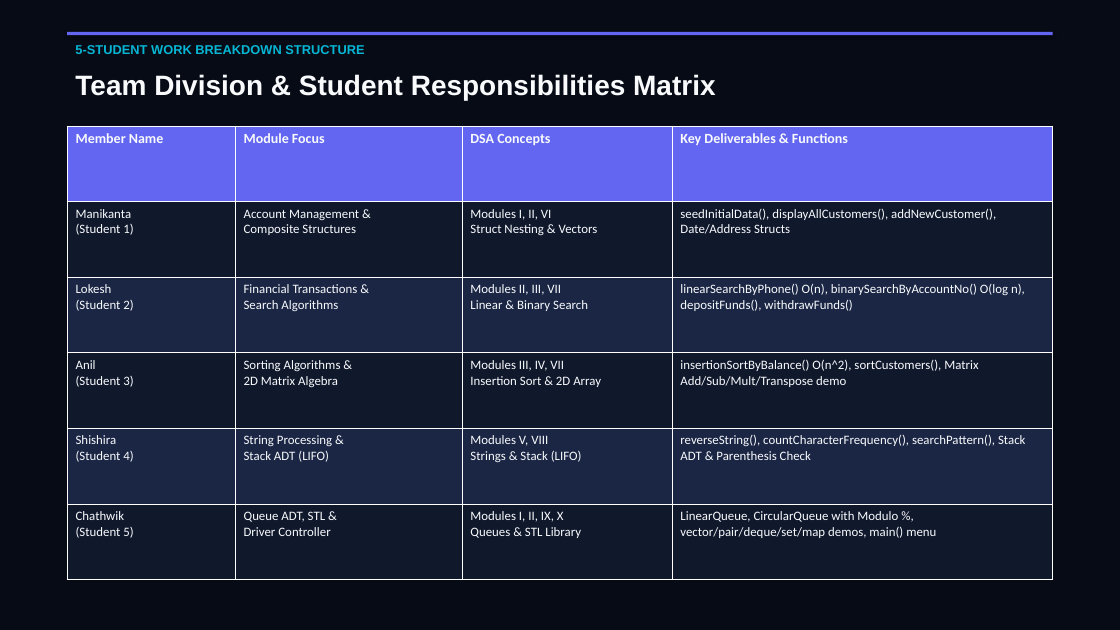
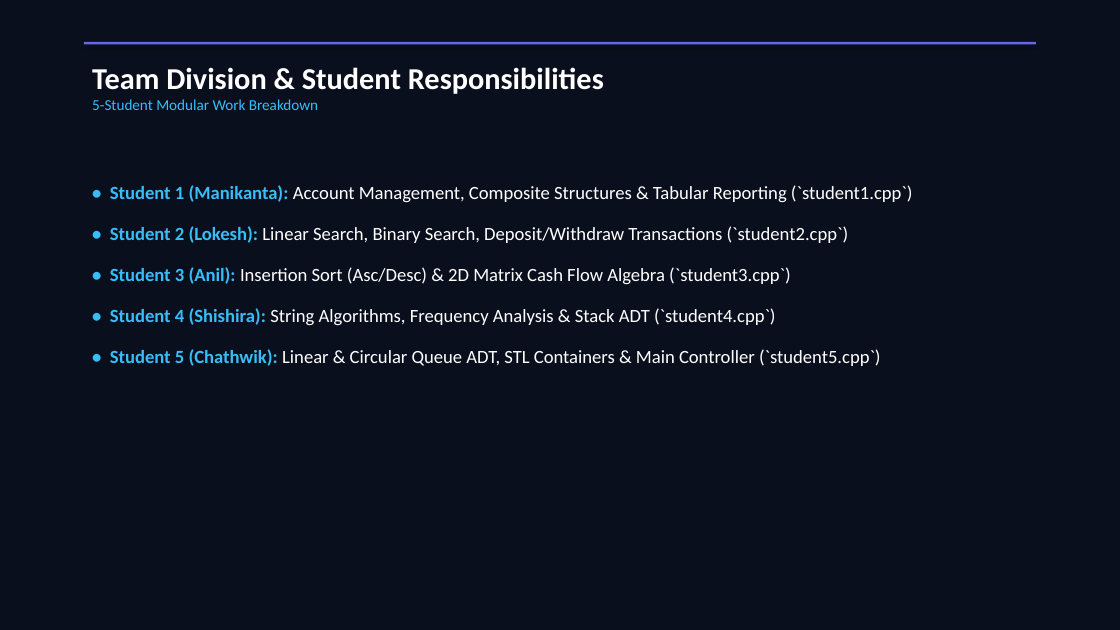
Before and after one commit to manikantareddemoni-glitch/bank-management-system, a slide deck: slide 4 of Bank_Management_System_Presentation.pptx. Drawn at 1120x630 pixels with LibreOffice and Linux fonts; fonts in the diff are those of the drawing. Boxes give left, top, right and bottom in pixels: in the first picture for what was removed or moved away, otherwise in the second. Text is boxed around its words. In the diff, an @@ line names an element or a change of style, - is before the commit and + after.

```diff
--- a/Bank_Management_System_Presentation.pptx
+++ b/Bank_Management_System_Presentation.pptx
@@ rectangle at bbox=[0, 0, 1120, 630]: fill #070B16 to #0A0F1D @@
@@ rectangle: place and size @@
-rectangle at bbox=[67, 32, 1053, 35]
+rectangle at bbox=[84, 42, 1036, 45]
@@ text removed at bbox=[75, 74, 715, 100] @@
-Team Division & Student Responsibilities Matrix
@@ text at bbox=[92, 67, 604, 110]: text changed; size 11 to 26 pt; font Arial to Calibri; text colour #06B6D4 to #FFFFFF @@
-5-STUDENT WORK BREAKDOWN STRUCTURE
+Team Division & Student Responsibilities
+5-Student Modular Work Breakdown
@@ table removed at bbox=[67, 126, 1053, 580], 6 rows, 4 columns @@
-Member Name | Module Focus | DSA Concepts | Key Deliverables & Functions
-Manikanta (Student 1) | Account Management & Composite Structures | Modules I, II, VI Struct Nesting & Vectors | seedInitialData(), displayAllCustomers(), addNewCustomer(), Date/Address Structs
-Lokesh (Student 2) | Financial Transactions & Search Algorithms | Modules II, III, VII Linear & Binary Search | linearSearchByPhone() O(n), binarySearchByAccountNo() O(log n), depositFunds(), withdrawFunds()
-Anil (Student 3) | Sorting Algorithms & 2D Matrix Algebra | Modules III, IV, VII Insertion Sort & 2D Array | insertionSortByBalance() O(n^2), sortCustomers(), Matrix Add/Sub/Mult/Transpose demo
-Shishira (Student 4) | String Processing & Stack ADT (LIFO) | Modules V, VIII Strings & Stack (LIFO) | reverseString(), countCharacterFrequency(), searchPattern(), Stack ADT & Parenthesis Check
-Chathwik (Student 5) | Queue ADT, STL & Driver Controller | Modules I, II, IX, X Queues & STL Library | LinearQueue, CircularQueue with Modulo %, vector/pair/deque/set/map demos, main() menu
@@ text added at bbox=[110, 185, 913, 366], 16 pt, text #FFFFFF @@
+• Student 1 (Manikanta): Account Management, Composite Structures & Tabular Reporting (`student1.cpp`)
+• Student 2 (Lokesh): Linear Search, Binary Search, Deposit/Withdraw Transactions (`student2.cpp`)
+• Student 3 (Anil): Insertion Sort (Asc/Desc) & 2D Matrix Cash Flow Algebra (`student3.cpp`)
+• Student 4 (Shishira): String Algorithms, Frequency Analysis & Stack ADT (`student4.cpp`)
+• Student 5 (Chathwik): Linear & Circular Queue ADT, STL Containers & Main Controller (`student5.cpp`)
```
Also in this commit, not shown: 10 other slides changed, 3 slides added, 3 slides removed, 1 other file.
